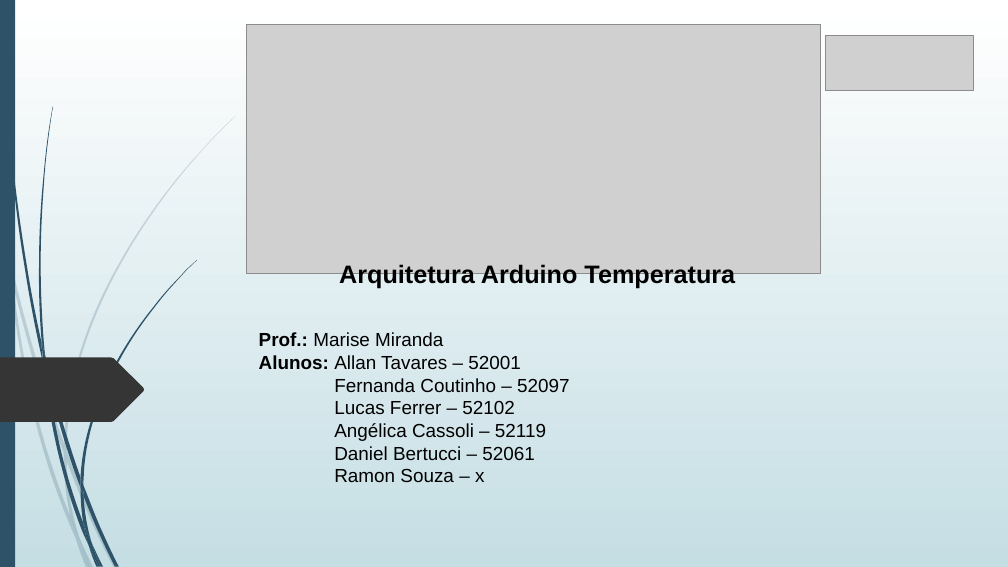
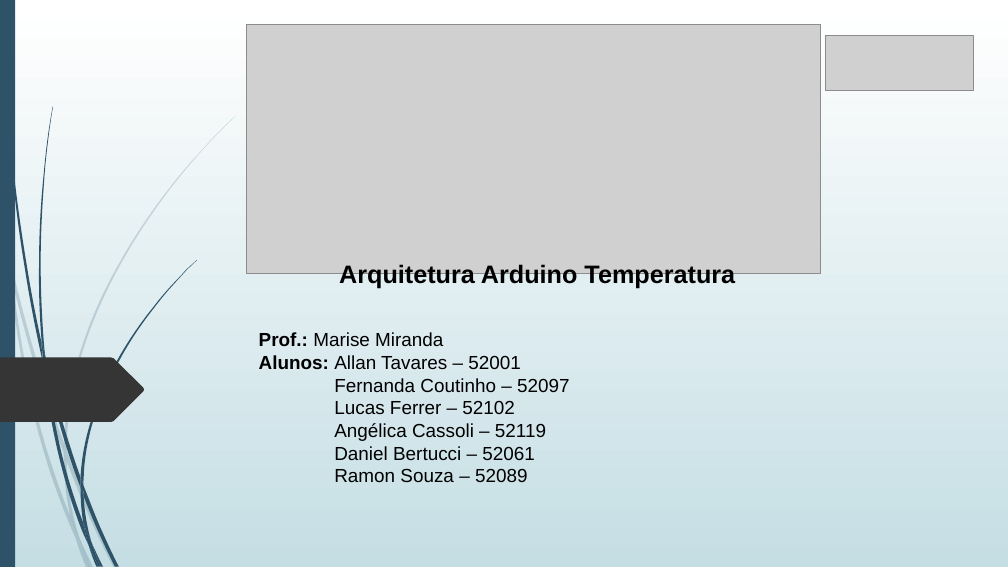
Before and after one commit to allantnunes/bandtec, a slide deck: slide 1 of 1_Semestre/Arquitetura de Computadores/Arquitetura Arduino Temperatura.pptx. Drawn at 1008x567 pixels with LibreOffice and Linux fonts; fonts in the diff are those of the drawing; grey boxes stand for pictures. Boxes give left, top, right and bottom in pixels: in the first picture for what was removed or moved away, otherwise in the second. Text is boxed around its words. In the diff, an @@ line names an element or a change of style, - is before the commit and + after.

```diff
--- a/1_Semestre/Arquitetura de Computadores/Arquitetura Arduino Temperatura.pptx
+++ b/1_Semestre/Arquitetura de Computadores/Arquitetura Arduino Temperatura.pptx
@@ text at (334,468,528,482): text changed @@
-Ramon Souza – x
+Ramon Souza – 52089
```
Also in this commit, not shown: 24 other files.
